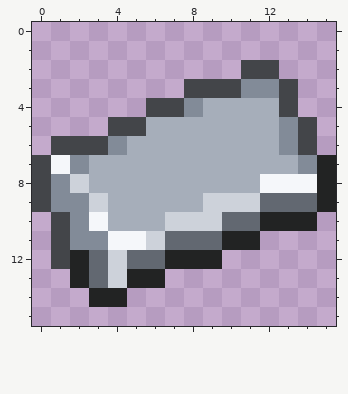
Pixel-art sprite -- Assets/2d/Sprites/Items/MetalSheetConcept1.png. Above is the file before it was changed.
The file is 16x16 pixels.
The result:
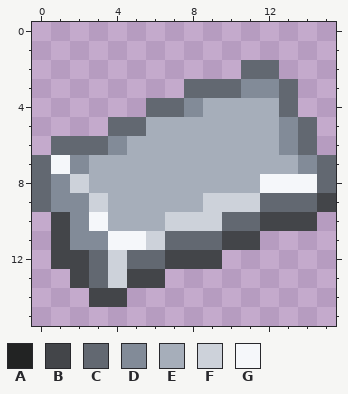
Palette (. is transparent): A #222323  B #434549  C #626871  D #828b98  E #a6aeba  F #cdd2da  G #f5f7fa
Diff:
@@ x 0..15 @@
  1 ................
- 2 ...........BB...
- 3 ........BBBDDB..
- 4 ......BBDEEEEB..
- 5 ....BBEEEEEEEDB.
- 6 .BBBDEEEEEEEEDB.
- 7 BGDEEEEEEEEEEEDA
- 8 BDFEEEEEEEEEGGGA
- 9 BDDFEEEEEFFFCCCA
-10 .BDGEEEFFFCCAAA.
-11 .BDDGGFCCCAA....
-12 .BACFCCAAA......
-13 ..ACFAA.........
-14 ...AA...........
+ 2 ...........CC...
+ 3 ........CCCDDC..
+ 4 ......CCDEEEEC..
+ 5 ....CCEEEEEEEDC.
+ 6 .CCCDEEEEEEEEDC.
+ 7 CGDEEEEEEEEEEEDC
+ 8 CDFEEEEEEEEEGGGC
+ 9 CDDFEEEEEFFFCCCB
+10 .BDGEEEFFFCCBBB.
+11 .BDDGGFCCCBB....
+12 .BBCFCCBBB......
+13 ..BCFBB.........
+14 ...BB...........
 15 ................
Where, in picture pixels (left, top, right, bottom), the same in both pictures:
changed: (32, 60, 336, 307)
